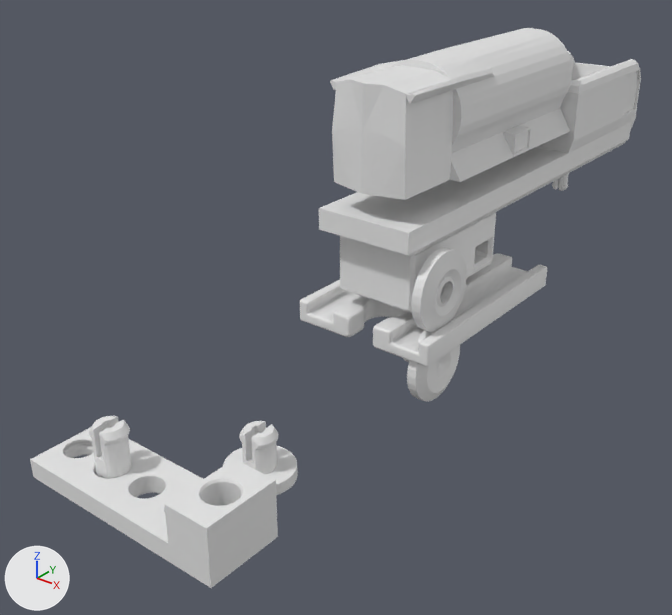
A saved change to the Blender file pawpatrolproject.blend.
Both versions are drawn from a 50 mm camera at (139.0, -163.0, 101.0) aimed at (-3.0, 14.0, -9.0). Lighting does not change. The marker at lower left points along +X, +Y and +Z.

The first picture shows '60mm_track_MkIII_v3', 'marshall_cab_and_bed', 'marshall_water_tank', 'pin_solo.002', 'pivot_van', 'test', 'wheel.001', 'wheel_and_connector'.
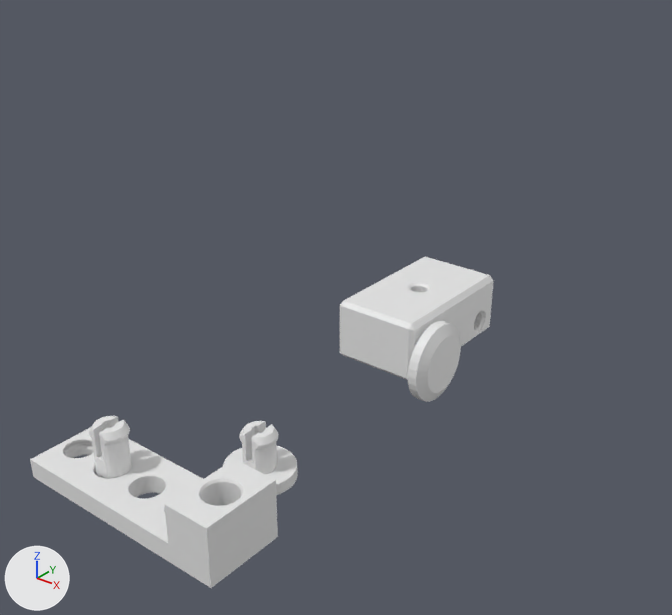
Boxes (x1, y1, x2, y2) around the edits, measured in the pictures (672 x 615 px):
'marshall_water_tank', hidden: before (330, 28, 572, 200)
'marshall_cab_and_bed', hidden: before (319, 51, 641, 256)
'new_pivot_van.001', added: after (340, 257, 493, 380)
'60mm_track_MkIII_v3', hidden: before (300, 253, 547, 367)
'pivot_van', hidden: before (340, 212, 496, 312)
'wheel.001', hidden: before (412, 248, 467, 332)
'pin_solo.002', hidden: before (552, 173, 569, 191)

Edits to the bpy script that builds the scene:
```text
Add me_cube_005:
    me_cube_005.from_pydata(...)  # 849 vertices, 697 faces; spans x -11.6..11.6, y -19.7..19.7, z -8.1..7.8
Change ob_marshall_cab_and_bed:
    add ob_marshall_cab_and_bed.hide_set(True)
Change ob_60mm_track_mkiii_v3:
    add ob_60mm_track_mkiii_v3.hide_set(True)
Change ob_marshall_water_tank:
    add ob_marshall_water_tank.hide_set(True)
Change ob_pivot_van:
    add ob_pivot_van.hide_set(True)
Change ob_wheel_001:
    add ob_wheel_001.hide_set(True)
Change ob_pin_solo_002:
    ob_pin_solo_002.location: (-8.7, 107.9, 31.6) -> (17.2, 24.2, -1.2)
    add ob_pin_solo_002.hide_set(True)
Add ob_new_pivot_van_001:
    ob_new_pivot_van_001 = bpy.data.objects.new('new_pivot_van.001', me_cube_005)
    ob_new_pivot_van_001.location = (17.2, 24.2, -8.9)
```
